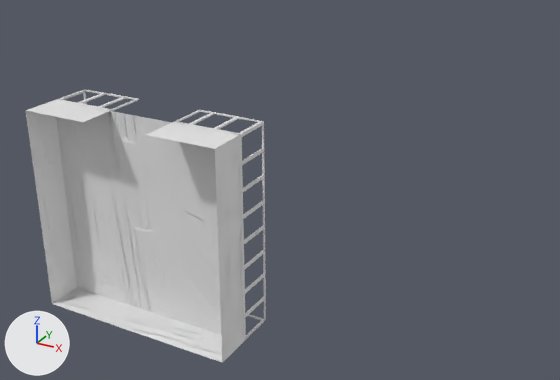
Renders of the FBX model gESilk/resources/models/Walkway.fbx from each side of a commit.
One viewpoint serves both versions: a 50 mm camera at (21.2, -25.8, 15.9) aimed at (5.6, 2.5, 1.8). Arrows for +X, +Y and +Z are at lower left; the lights stay in place.

The older version as bpy lines, for what is in view:
```python
me_plane = bpy.data.meshes.new('Plane')
me_plane.from_pydata(...)  # 479 vertices, 524 faces; spans x -5.11..5.11, y -1.81..2.08, z -5.11..5.11
me_plane.materials.append(mat_wood)
ob_walkway = bpy.data.objects.new('Walkway', me_plane)
ob_walkway.location = (0.0, 0.0, 0.0)
```
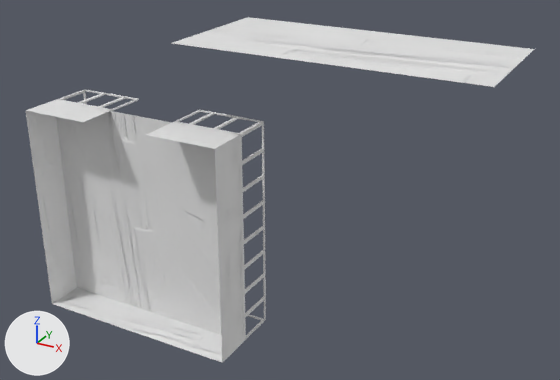
Boxes (x1, y1, x2, y2) around the edits, measured in the pictures (560 x 380 px):
'Walkway', reshaped (111% wider, 26% taller)
    before: (26, 89, 266, 363)
    after: (26, 17, 534, 363)
part 1 of me_plane, added
    after: (172, 17, 534, 87)

The change, as a list of edits to the scene's bpy script:
```text
Change me_plane:
    used by ob_walkway; location = (0.0, 0.0, 0.0)
    verts and faces of me_plane; kept vertices keep their numbers, new ones are numbered from 479
    remove me_plane.from_pydata(...)  # 479 vertices, 524 faces; spans x -5.11..5.11, y -1.81..2.08, z -5.11..5.11
    add me_plane.from_pydata(...)  # 488 vertices, 528 faces; spans x -5.11..15.29, y -1.81..6.21, z -5.11..8.58
    me_plane part 1
    add verts[479] = (5.02, 0.0, 8.58)  # pixel (235, 52)
    add verts[480] = (5.02, 6.03, 8.58)  # pixel (304, 24)
    add verts[481] = (5.02, 6.21, 8.58)  # pixel (306, 23)
    add for new, old in zip([482, 483, 484], [479, 480, 481]): verts[new] = verts[old] + (-3.15, 0.0, 0.0)
    add for new, old in zip([485, 486, 487], [479, 480, 481]): verts[new] = verts[old] + (10.27, 0.0, 0.0)
    add faces += [(480, 483, 484, 481), (479, 482, 483, 480), (480, 481, 487, 486), (479, 480, 486, 485)]
```
